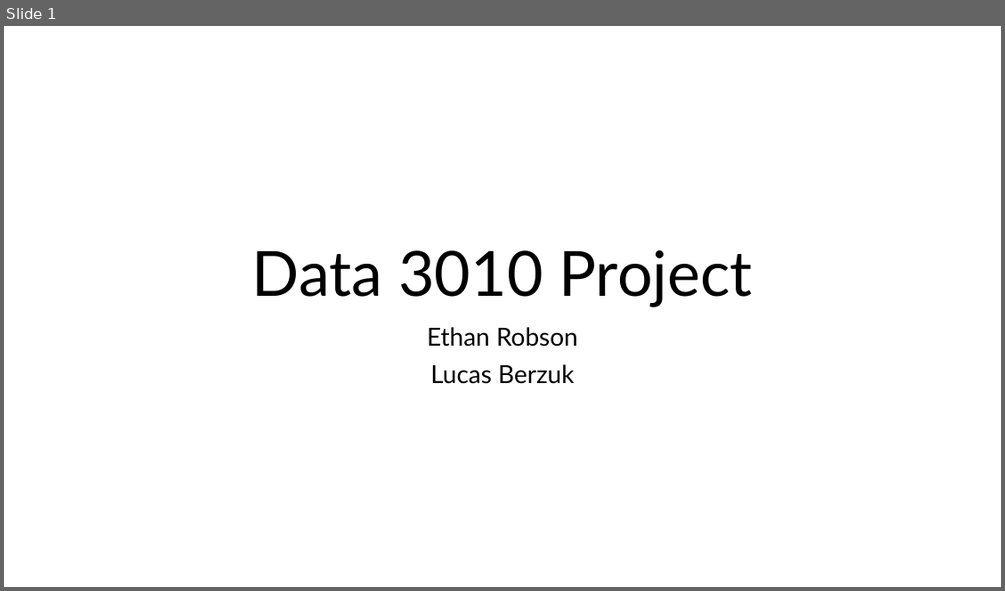
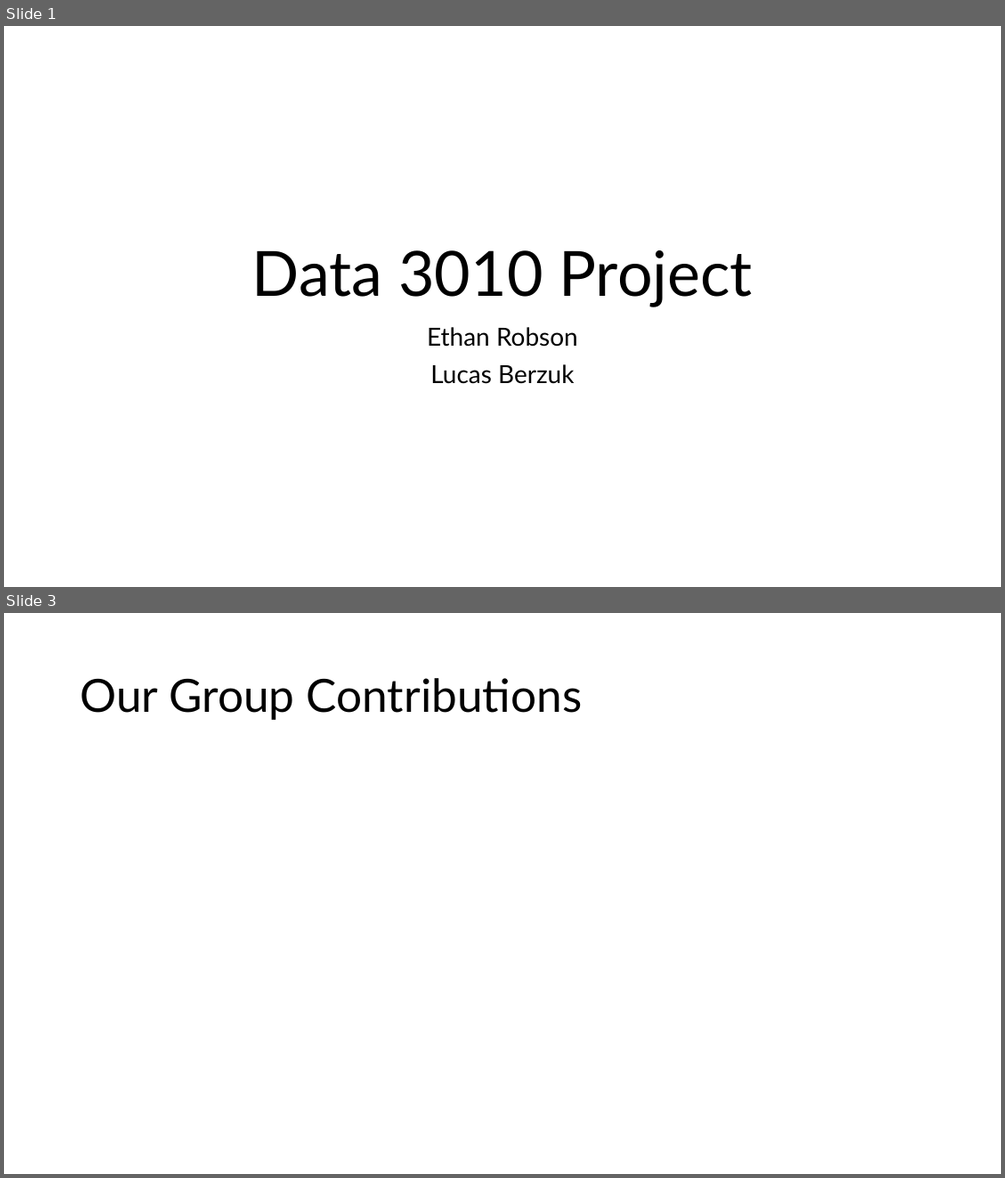
Before and after one commit to LucasBerzuk/DATA3010Project, a slide deck: Nov28_presentation.pptx. Shown one above the other, each under a label of ours: slide 1 before the commit, slides 1 and 3 after it; the slides between them are not shown. The pictures are 1005x591 and 1005x1178 pixels, drawn with LibreOffice and Linux fonts; fonts in the diff are those of the drawing. Boxes give left, top, right and bottom in pixels: in the first picture for what was removed or moved away, otherwise in the second. Text is boxed around its words. In the diff, an @@ line names an element or a change of style, - is before the commit and + after.

```diff
--- a/Nov28_presentation.pptx
+++ b/Nov28_presentation.pptx
@@ slide 3 added at (4,613,1001,1174), background #FFFFFF @@
@@ title added at (80,678,582,720), 44 pt, text #000000 @@
+Our Group Contributions
```
Also in this commit, not shown: 6 other slides added, 3 other files.
